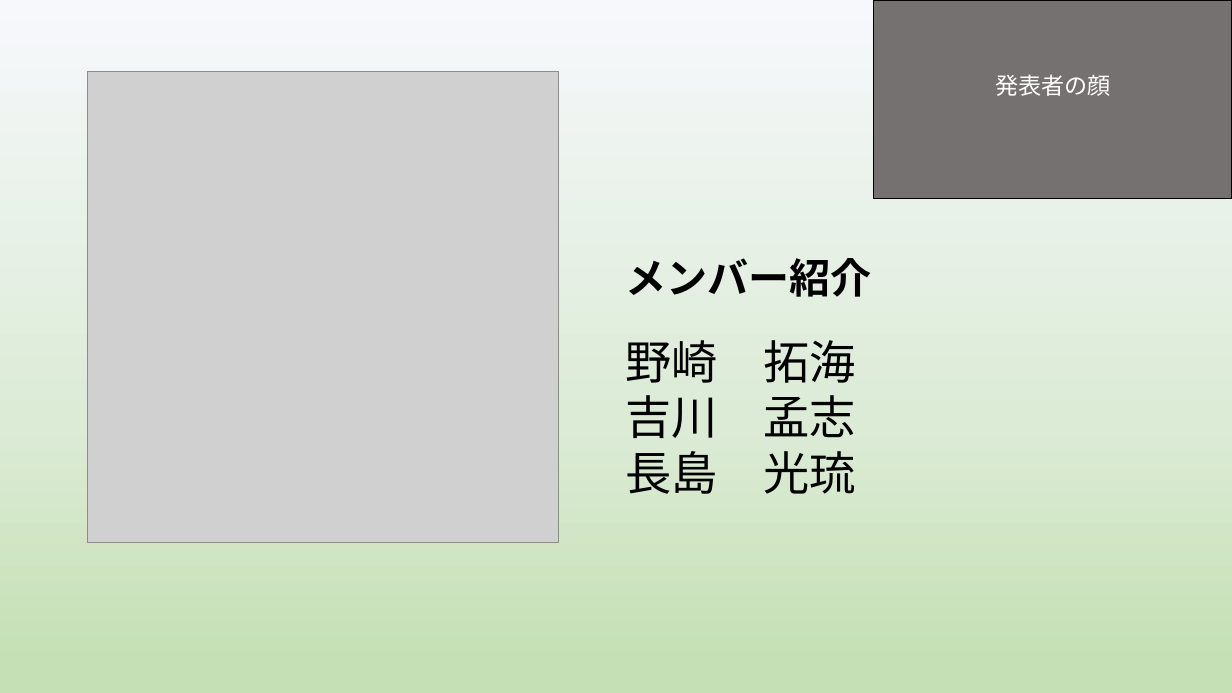
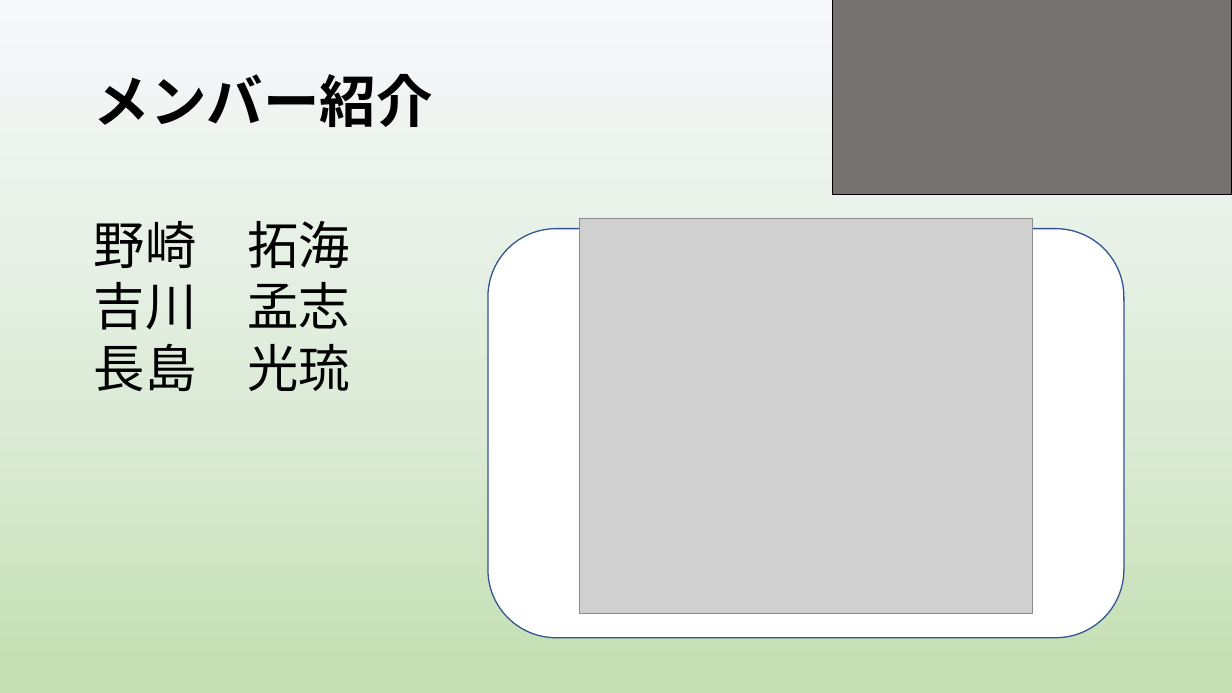
Before and after one commit to yoshitake266/bitComposer_prj, a slide deck: slide 13 of presentation/graduation/bit Composer3 .pptx (slide 1 before the commit). Drawn at 1232x693 pixels with LibreOffice and Linux fonts; fonts in the diff are those of the drawing; grey boxes stand for pictures. Boxes give left, top, right and bottom in pixels: in the first picture for what was removed or moved away, otherwise in the second. Text is boxed around its words. In the diff, an @@ line names an element or a change of style, - is before the commit and + after.

```diff
--- a/presentation/graduation/bit Composer3 .pptx
+++ b/presentation/graduation/bit Composer3 .pptx
@@ rectangle added at [833,0,1232,195], fill #767171, outline #000000 1 pt @@
@@ rectangle removed at [873,0,1232,199] @@
-発表者の顔
@@ title "メンバー紹介": place and size @@
-title "メンバー紹介" at [625,258,871,297]
+title "メンバー紹介" at [94,74,433,127]
@@ title "メンバー紹介" at [94,74,433,127]: size 32 to 44 pt @@
@@ text "野崎 拓海": place and size @@
-text "野崎 拓海" at [625,340,856,494]
+text "野崎 拓海" at [94,221,351,391]
@@ text "野崎 拓海" at [94,221,351,391]: size 36 to 40 pt @@
@@ rounded rectangle added at [488,228,1124,638], fill #FFFFFF, outline #325491 1 pt @@
@@ picture: place and size @@
-picture at [87,71,558,543]
+picture at [579,219,1032,614]
```
Also in this commit, not shown: 7 other slides changed, 7 slides added, 7 slides removed.
